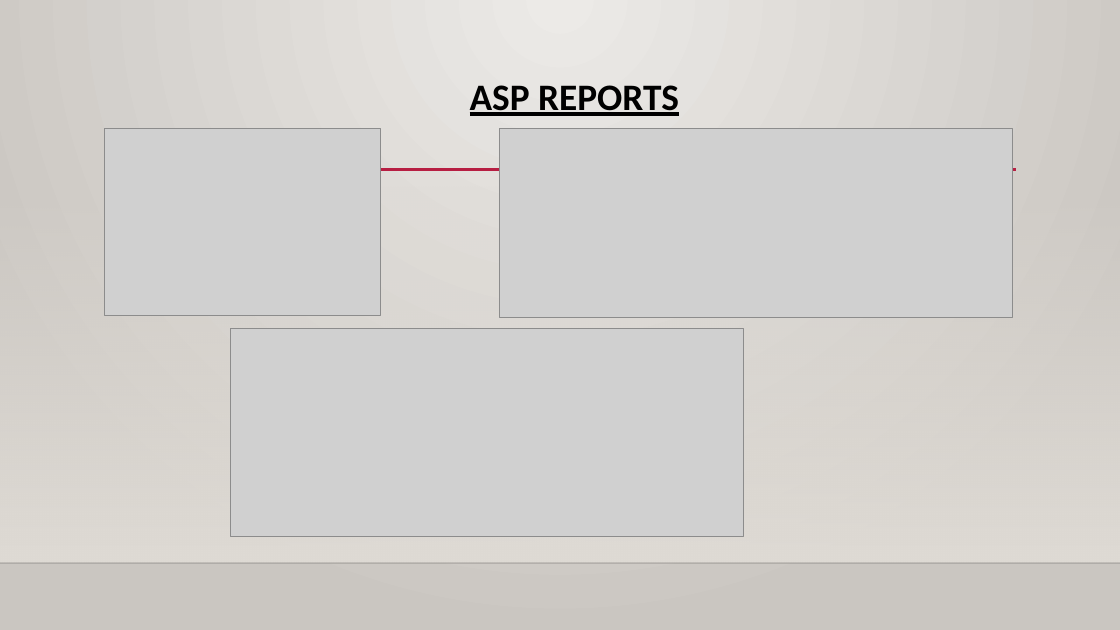
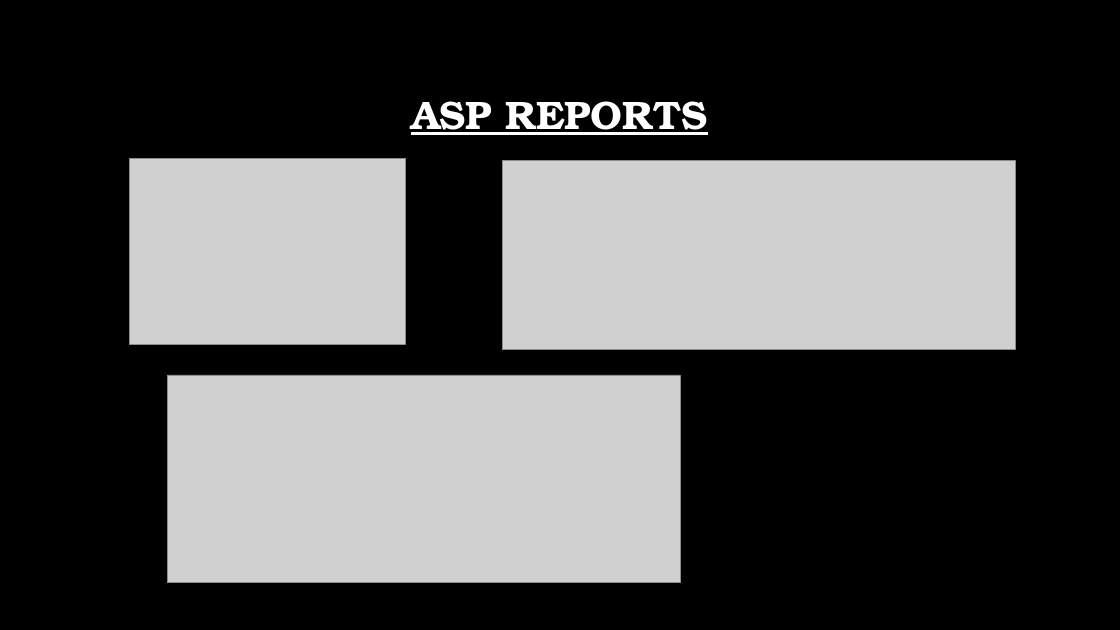
Before and after one commit to tpayne3191/MVP, a slide deck: slide 3 of Res/Capstone_Presentation.pptx. Drawn at 1120x630 pixels with LibreOffice and Linux fonts; fonts in the diff are those of the drawing; grey boxes stand for pictures; background and template pictures are left out. Boxes give left, top, right and bottom in pixels: in the first picture for what was removed or moved away, otherwise in the second. Text is boxed around its words. In the diff, an @@ line names an element or a change of style, - is before the commit and + after.

Commit message:
PP updated to match the theme better

```diff
--- a/Res/Capstone_Presentation.pptx
+++ b/Res/Capstone_Presentation.pptx
@@ background gradient #ECEAE7 to #CAC7C1 to picture (left out) @@
@@ title "ASP REPORTS": place and size @@
-title "ASP REPORTS" at (470,85,679,116)
+title "ASP REPORTS" at (411,101,708,135)
@@ title "ASP REPORTS" at (411,101,708,135): size 32 to 34 pt, font Calibri to TeX Gyre Bonum, text colour #000000 to #FFFFFF; vertical alignment top to middle @@
@@ picture: place and size @@
-picture at (105,129,381,315)
+picture at (129,158,406,344)
@@ line removed from (134, 170) to (1017, 170) @@
@@ picture: place and size @@
-picture at (500,129,1013,318)
+picture at (502,160,1016,350)
@@ rectangle removed at (0,186,1120,563) @@
@@ picture: place and size @@
-picture at (230,329,744,537)
+picture at (167,375,681,583)
@@ line removed from (0, 563) to (1120, 563) @@
```
Also in this commit, not shown: 9 other slides changed, 1 slide added.
